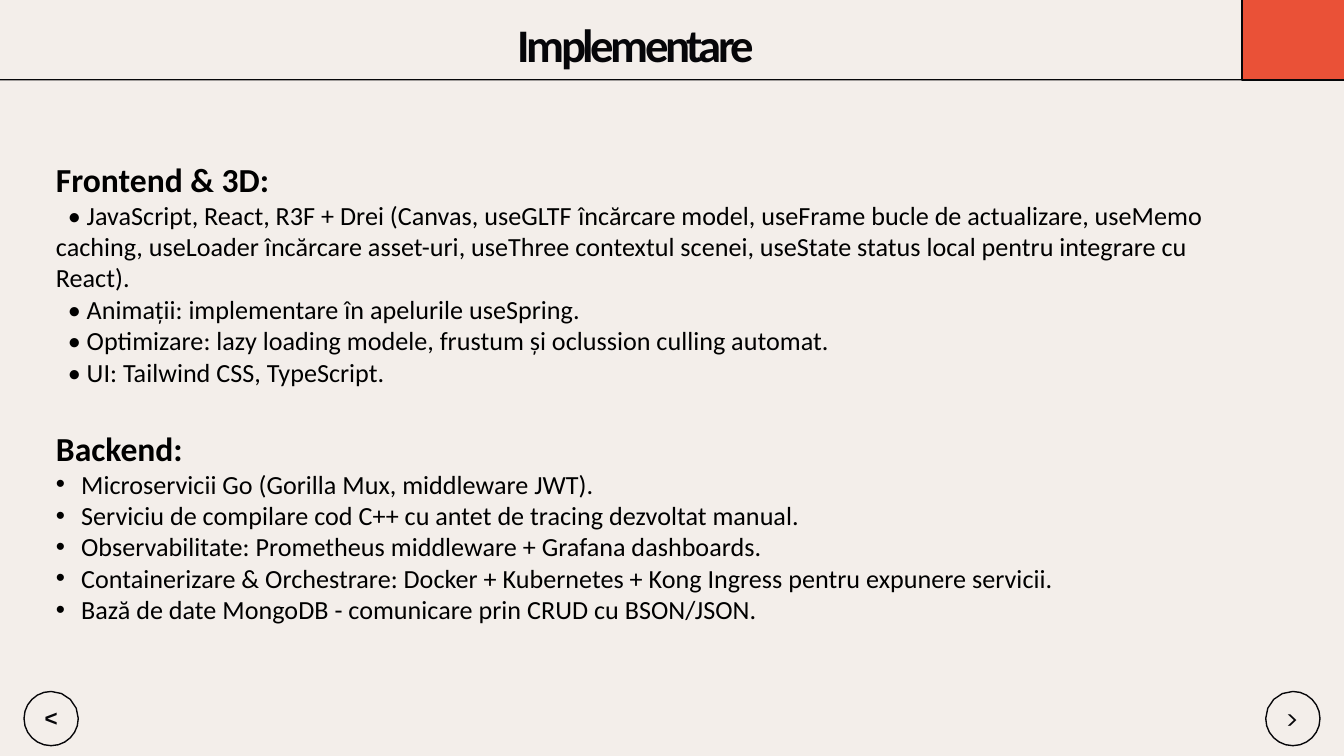
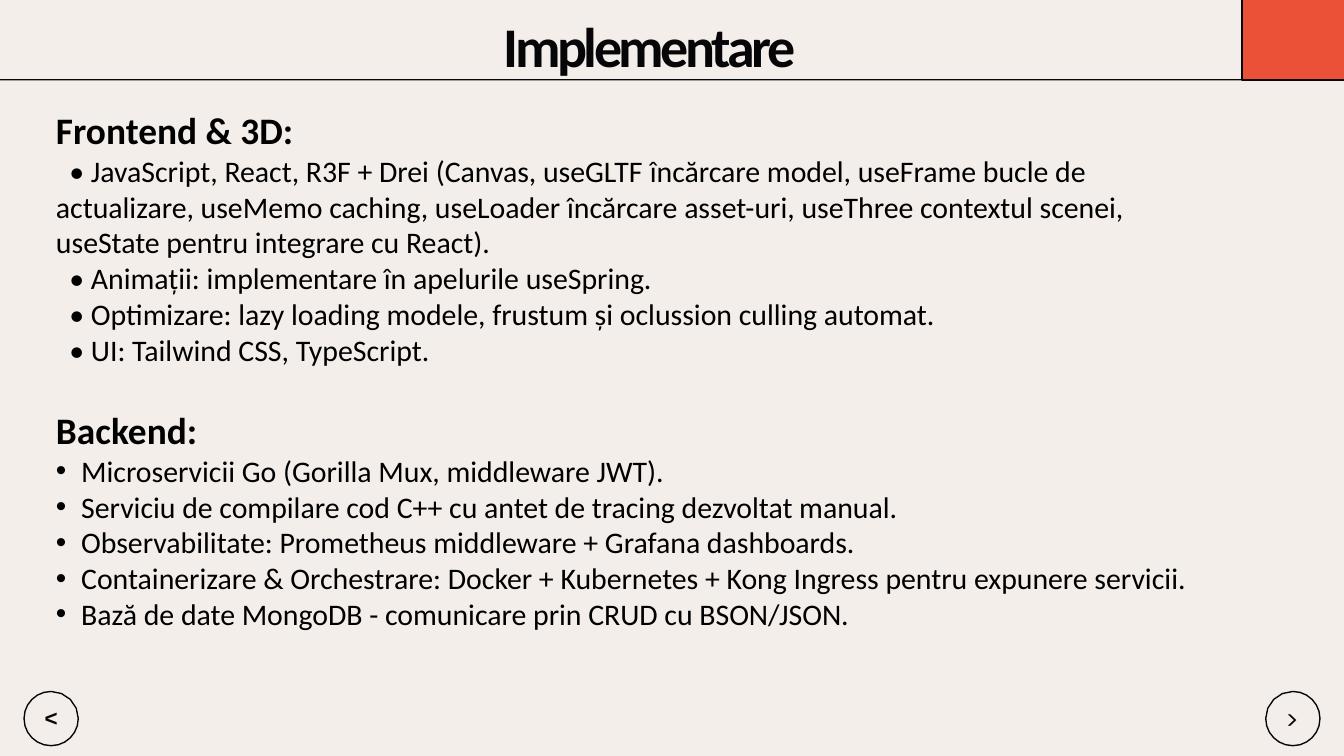
Before and after one commit to Dragomir1401/VisioScience-3D, a slide deck: slide 7 of Roadmap/scss/Prezentare_Final_Dragomir_Andrei.pptx. Drawn at 1344x756 pixels with LibreOffice and Linux fonts; fonts in the diff are those of the drawing. Boxes give left, top, right and bottom in pixels: in the first picture for what was removed or moved away, otherwise in the second. Text is boxed around its words. In the diff, an @@ line names an element or a change of style, - is before the commit and + after.

```diff
--- a/Roadmap/scss/Prezentare_Final_Dragomir_Andrei.pptx
+++ b/Roadmap/scss/Prezentare_Final_Dragomir_Andrei.pptx
@@ text "Implementare": place and size @@
-text "Implementare" at [518,29,755,70]
+text "Implementare" at [504,27,796,80]
@@ text "Implementare" at [504,27,796,80]: size 25 to 30 pt @@
@@ text "Frontend & 3D:": place and size @@
-text "Frontend & 3D:" at [56,168,1202,624]
+text "Frontend & 3D:" at [56,117,1185,630]
@@ text at [56,117,1185,630]: size 18 to 20 pt in "Frontend & 3D:", "Backend:"; size 14 to 16 pt in "• Animații: implementare în apelurile useSpring.", "• Optimizare: lazy loading modele, frustum și ...", "• UI: Tailwind CSS, TypeScript.", "Microservicii Go (Gorilla Mux, middleware JWT)." and 4 more places @@
@@ text at [56,160,1124,258]: text changed; size 14 to 16 pt @@
-• JavaScript, React, R3F + Drei (Canvas, useGLTF încărcare model, useFrame bucle de actualizare, useMemo caching, useLoader încărcare asset-uri, useThree contextul scenei, useState status local pentru integrare cu React).
+• JavaScript, React, R3F + Drei (Canvas, useGLTF încărcare model, useFrame bucle de actualizare, useMemo caching, useLoader încărcare asset-uri, useThree contextul scenei, useState pentru integrare cu React).
```
Also in this commit, not shown: 15 other slides changed.
